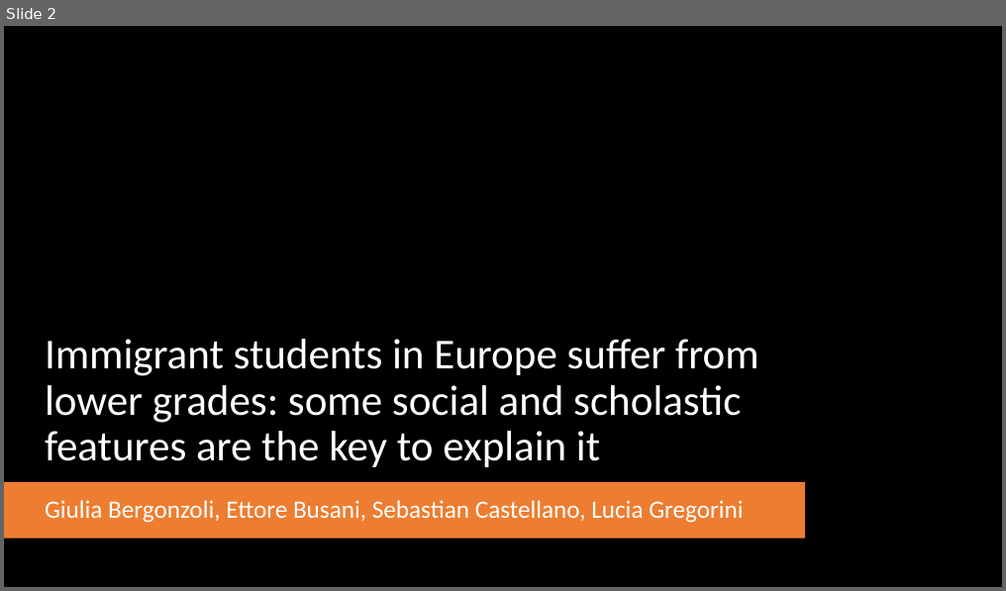
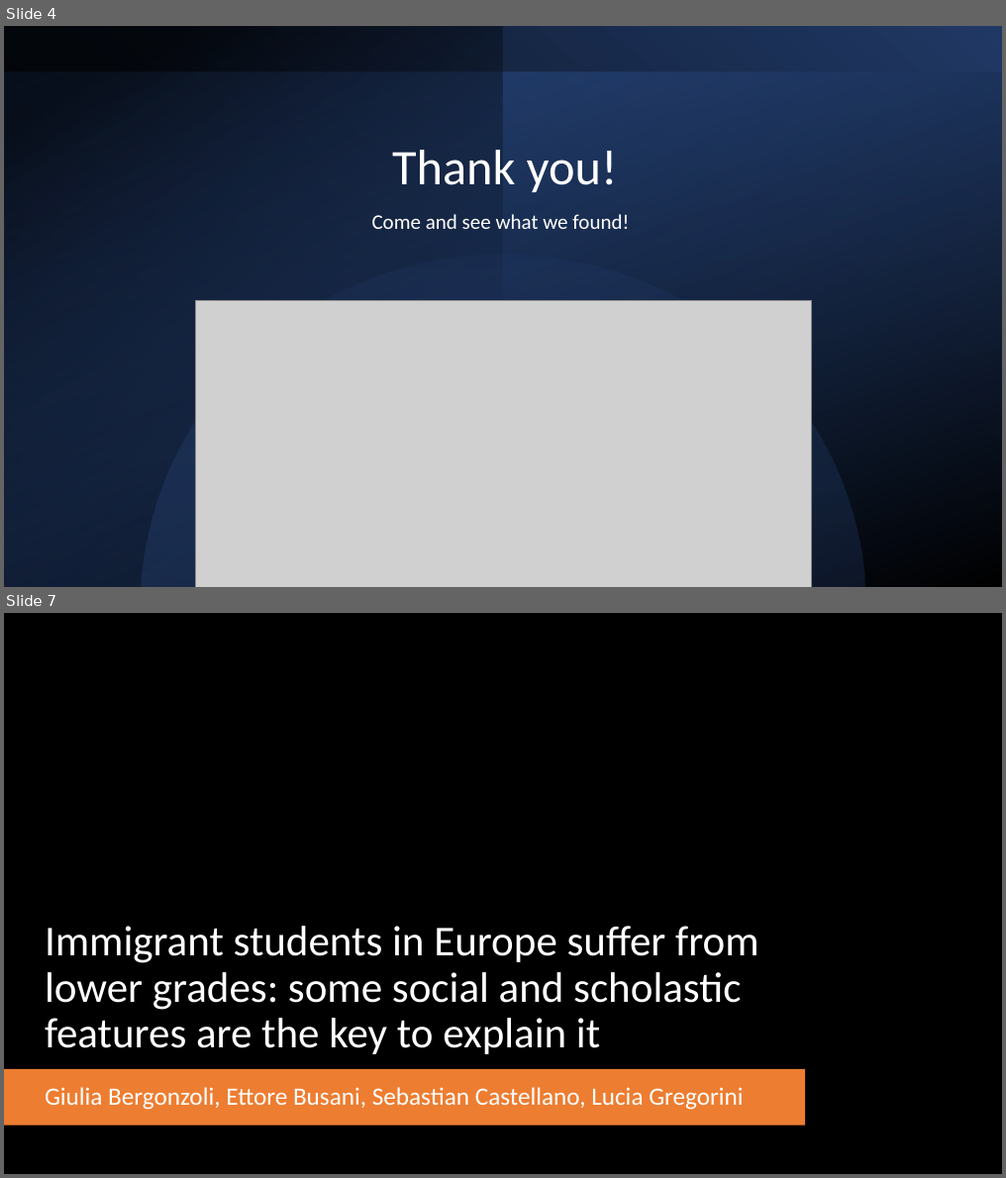
Before and after one commit to SebastianCastellano/Applied-Statistics-Project, a slide deck: Presentations/Pitch for 25.07/Pitch 25.07 - Immigrant students in Europe.pptx. Shown one above the other, each under a label of ours: slide 2 before the commit, slides 4 and 7 after it; the slides between them are not shown. The pictures are 1006x591 and 1006x1178 pixels, drawn with LibreOffice and Linux fonts; fonts in the diff are those of the drawing; grey boxes stand for pictures; background and template pictures are left out. Boxes give left, top, right and bottom in pixels: in the first picture for what was removed or moved away, otherwise in the second. Text is boxed around its words. In the diff, an @@ line names an element or a change of style, - is before the commit and + after.

Commit message:
Updated Speed presentation
Presentations + pictures used

```diff
--- a/Presentations/Pitch for 25.07/Pitch 25.07 - Immigrant students in Europe.pptx
+++ b/Presentations/Pitch for 25.07/Pitch 25.07 - Immigrant students in Europe.pptx
@@ slide 4 added at (4,26,1002,587), background #FFFFFF @@
@@ rectangle added at (4,26,1002,587), fill gradient #203864 to #000000 @@
@@ rectangle added at (4,26,503,587), fill gradient #000000 to #203864 @@
@@ rectangle added at (4,72,1002,587), fill gradient #2F5597 to #000000 @@
@@ title added at (392,150,618,192), 48 pt, text #FFFFFF @@
+Thank you!
@@ text added at (372,214,629,229), 20 pt, text #FFFFFF @@
+Come and see what we found!
@@ freeform shape added at (141,255,865,587), fill gradient #4472C4 @@
@@ picture added at (196,301,811,587) @@
@@ what was slide 2 is now slide 7 @@
```
Also in this commit, not shown: 1 slide changed, 4 other slides added, 8 other files.
